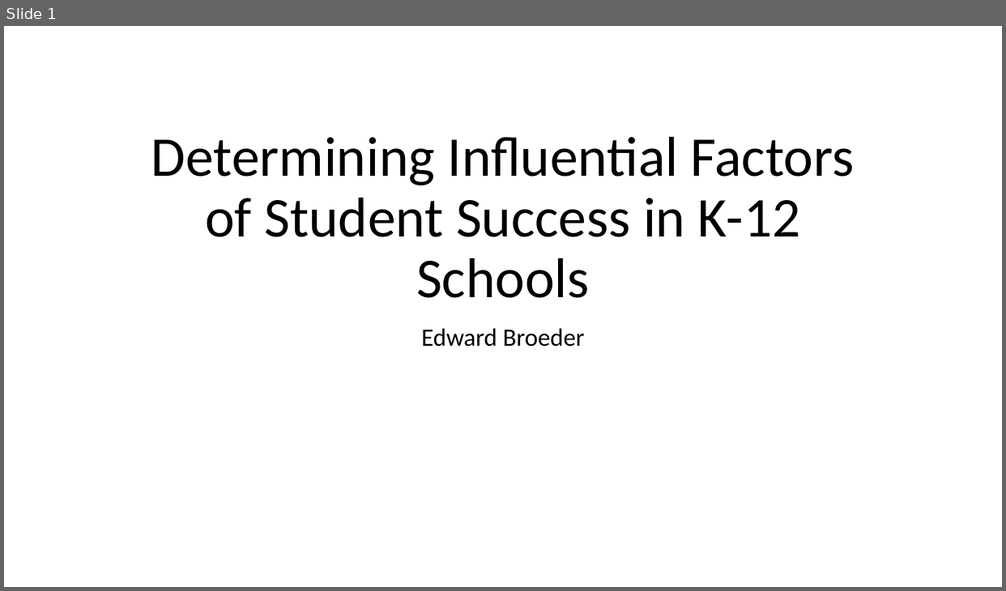
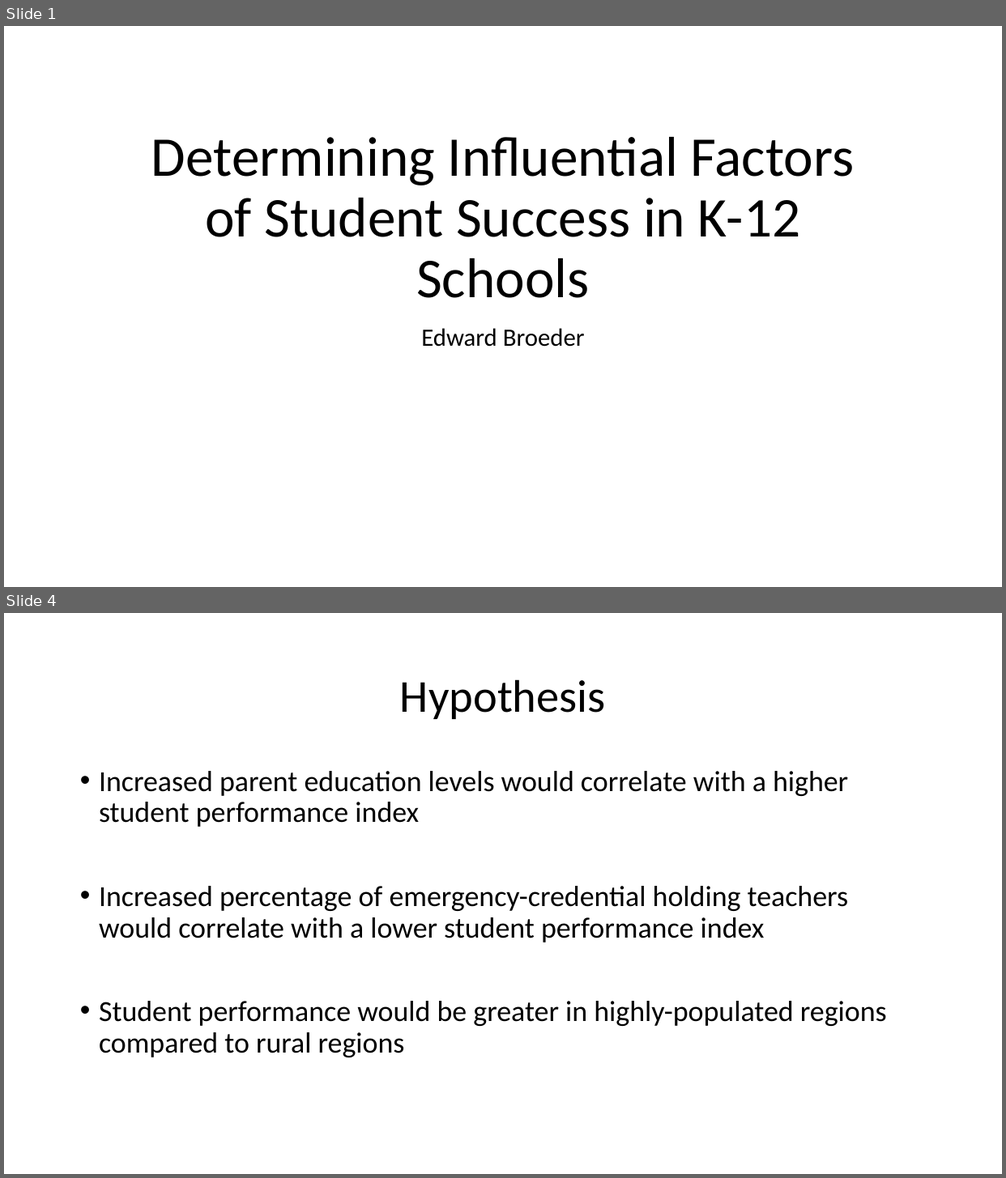
Before and after one commit to eddiebroeder/CS185C_Project, a slide deck: Determining Influential Factors of Student Success.pptx. Shown one above the other, each under a label of ours: slide 1 before the commit, slides 1 and 4 after it; the slides between them are not shown. The pictures are 1006x591 and 1006x1178 pixels, drawn with LibreOffice and Linux fonts; fonts in the diff are those of the drawing. Boxes give left, top, right and bottom in pixels: in the first picture for what was removed or moved away, otherwise in the second. Text is boxed around its words. In the diff, an @@ line names an element or a change of style, - is before the commit and + after.

```diff
--- a/Determining Influential Factors of Student Success.pptx
+++ b/Determining Influential Factors of Student Success.pptx
@@ slide 4 added at [4,613,1002,1174], background #FFFFFF @@
@@ title added at [400,679,606,719], 44 pt, text #000000 @@
+Hypothesis
@@ text added at [99,771,887,1058], 28 pt, text #000000 @@
+• Increased parent education levels would correlate with a higher student performance index
+• Increased percentage of emergency-credential holding teachers would correlate with a lower student performance index
+• Student performance would be greater in highly-populated regions compared to rural regions
```
Also in this commit, not shown: 3 slides changed, 10 other slides added, 2 slides removed.
